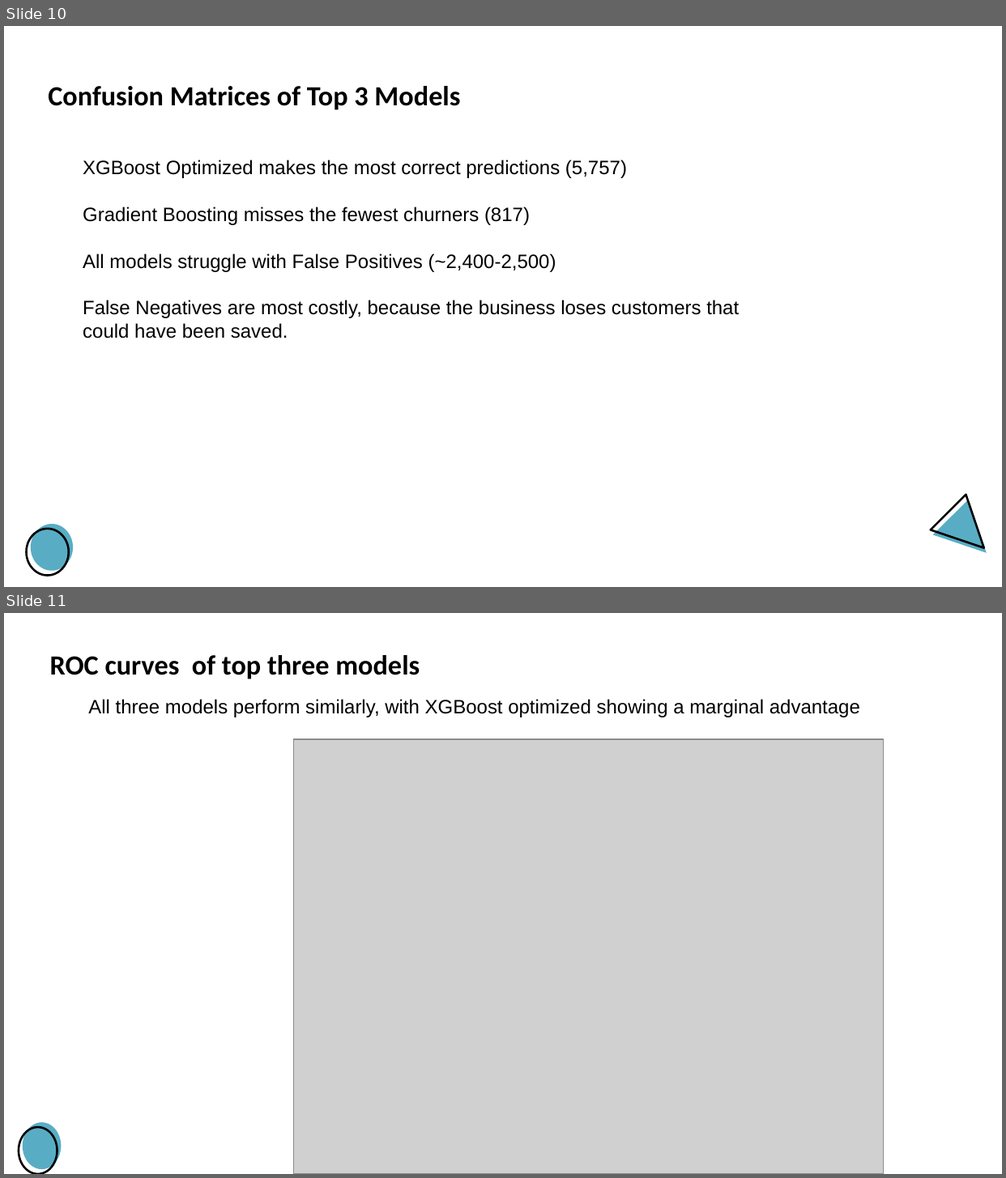
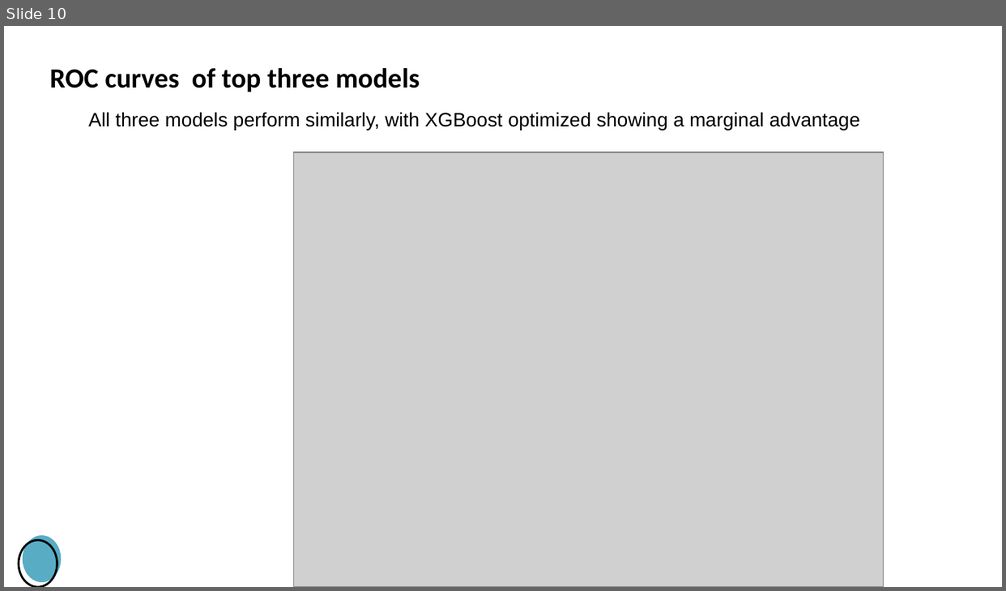
Before and after one commit to gwillcoding/ML_project, a slide deck: Project_presentation.pptx. Shown one above the other, each under a label of ours: slides 10 and 11 before the commit, slide 10 after it. The pictures are 1006x1178 and 1006x591 pixels, drawn with LibreOffice and Linux fonts; fonts in the diff are those of the drawing; grey boxes stand for pictures; background and template pictures are left out. Boxes give left, top, right and bottom in pixels: in the first picture for what was removed or moved away, otherwise in the second. Text is boxed around its words. In the diff, an @@ line names an element or a change of style, - is before the commit and + after.

```diff
--- a/Project_presentation.pptx
+++ b/Project_presentation.pptx
@@ slide 10 removed at [4,26,1002,587], background #FFFFFF @@
@@ title removed at [48,86,460,110] @@
-Confusion Matrices of Top 3 Models
@@ text removed at [83,160,739,339] @@
-XGBoost Optimized makes the most correct predictions (5,757)
-Gradient Boosting misses the fewest churners (817)
-All models struggle with False Positives (~2,400-2,500)
-False Negatives are most costly, because the business loses customers that could have been saved.
@@ triangle removed at [931,495,1002,566] @@
@@ triangle removed at [932,500,1002,571] @@
@@ ellipse removed at [26,529,68,576] @@
@@ ellipse removed at [31,524,73,571] @@
@@ what was slide 11 is now slide 10 @@
```
Also in this commit, not shown: 9 slides changed, 2 slides added, 1 other file.
